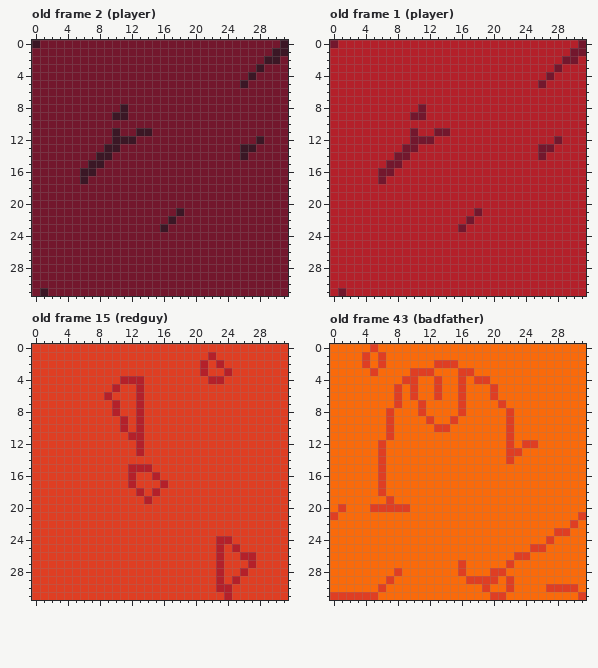
Pixel-art file, stored at ASSETs/graphics/patterns.aseprite. Above, as it was before the edit.
32x32 pixels, 236 frames. Shown: old frame 2 (player), old frame 1 (player), old frame 15 (redguy), old frame 43 (badfather). The commit also changed other frames, which this record leaves out.
Once edited:
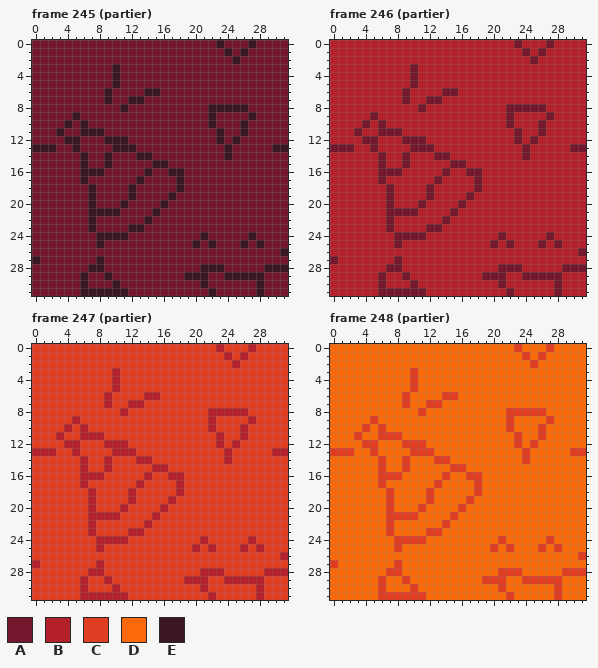
Palette (. is transparent): A #73172d  B #b4202a  C #df3e23  D #fa6a0a  E #3b1725
A new or re-ordered frame is compared with the old frame closest to it.
Change:
frames 236 -> 262
Frame 245 (partier) is new; against old frame 2 (player):
y 0: x 0 E -> A; x 23 A -> E; x 27 A -> E; x 31 E -> A
y 1: x 24 A -> E; x 26 A -> E; x 30..31 EE -> AA
y 2: x 25 A -> E; x 29..30 EE -> AA
y 3: x 10 A -> E; x 28 E -> A
y 4: x 10 A -> E; x 27 E -> A
y 5: x 10 A -> E; x 26 E -> A
y 6: x 9 A -> E; x 14..15 AA -> EE
y 7: x 9 A -> E; x 12..13 AA -> EE
y 8: x 22..26 AAAAA -> EEEEE
y 9: x 5 A -> E; x 10..11 EE -> AA; x 22 A -> E; x 27 A -> E
y 10: x 4 A -> E; x 6 A -> E; x 22 A -> E; x 26 A -> E
y 11: x 3 A -> E; x 6..8 AAA -> EEE; x 10 E -> A; x 13..14 EE -> AA; x 23 A -> E; x 26 A -> E
y 12: x 4..5 AA -> EE; x 9 A -> E; x 12 E -> A; x 23 A -> E; x 25 A -> E; x 28 E -> A
y 13: x 0..2 AAA -> EEE; x 5 A -> E; x 9 E -> A; x 11..12 AA -> EE; x 24 A -> E; x 26..27 EE -> AA; x 30..31 AA -> EE
y 14: x 6 A -> E; x 8 E -> A; x 13..14 AA -> EE; x 24 A -> E; x 26 E -> A
y 15: x 6..9 AEEA -> EAAE; x 15..16 AA -> EE
y 16: x 8 A -> E; x 14 A -> E; x 17..18 AA -> EE
y 17: x 13 A -> E; x 18 A -> E
y 18: x 7 A -> E; x 12 A -> E; x 18 A -> E
y 19: x 7 A -> E; x 12 A -> E; x 17 A -> E
y 20: x 7 A -> E; x 11 A -> E; x 16 A -> E
y 21: x 7..10 AAAA -> EEEE; x 15 A -> E; x 18 E -> A
y 22: x 7 A -> E; x 14 A -> E; x 17 E -> A
y 23: x 7 A -> E; x 12..13 AA -> EE; x 16 E -> A
y 24: x 8..11 AAAA -> EEEE; x 21 A -> E; x 27 A -> E
y 25: x 8 A -> E; x 20 A -> E; x 22 A -> E; x 26 A -> E; x 28 A -> E
y 26: x 31 A -> E
y 27: x 0 A -> E; x 8 A -> E
y 28: x 7..8 AA -> EE; x 21..23 AAA -> EEE; x 29..31 AAA -> EEE
y 29: x 6 A -> E; x 9 A -> E; x 19..21 AAA -> EEE; x 24..28 AAAAA -> EEEEE
y 30: x 6 A -> E; x 10 A -> E; x 21 A -> E; x 28 A -> E
y 31: x 1 E -> A; x 6..11 AAAAAA -> EEEEEE; x 22 A -> E; x 28 A -> E
Frame 246 (partier) is new; against old frame 1 (player):
y 0: x 0 A -> B; x 23 B -> A; x 27 B -> A; x 31 A -> B
y 1: x 24 B -> A; x 26 B -> A; x 30..31 AA -> BB
y 2: x 25 B -> A; x 29..30 AA -> BB
y 3: x 10 B -> A; x 28 A -> B
y 4: x 10 B -> A; x 27 A -> B
y 5: x 10 B -> A; x 26 A -> B
y 6: x 9 B -> A; x 14..15 BB -> AA
y 7: x 9 B -> A; x 12..13 BB -> AA
y 8: x 22..26 BBBBB -> AAAAA
y 9: x 5 B -> A; x 10..11 AA -> BB; x 22 B -> A; x 27 B -> A
y 10: x 4 B -> A; x 6 B -> A; x 22 B -> A; x 26 B -> A
y 11: x 3 B -> A; x 6..8 BBB -> AAA; x 10 A -> B; x 13..14 AA -> BB; x 23 B -> A; x 26 B -> A
y 12: x 4..5 BB -> AA; x 9 B -> A; x 12 A -> B; x 23 B -> A; x 25 B -> A; x 28 A -> B
y 13: x 0..2 BBB -> AAA; x 5 B -> A; x 9 A -> B; x 11..12 BB -> AA; x 24 B -> A; x 26..27 AA -> BB; x 30..31 BB -> AA
y 14: x 6 B -> A; x 8 A -> B; x 13..14 BB -> AA; x 24 B -> A; x 26 A -> B
y 15: x 6..9 BAAB -> ABBA; x 15..16 BB -> AA
y 16: x 8 B -> A; x 14 B -> A; x 17..18 BB -> AA
y 17: x 13 B -> A; x 18 B -> A
y 18: x 7 B -> A; x 12 B -> A; x 18 B -> A
y 19: x 7 B -> A; x 12 B -> A; x 17 B -> A
y 20: x 7 B -> A; x 11 B -> A; x 16 B -> A
y 21: x 7..10 BBBB -> AAAA; x 15 B -> A; x 18 A -> B
y 22: x 7 B -> A; x 14 B -> A; x 17 A -> B
y 23: x 7 B -> A; x 12..13 BB -> AA; x 16 A -> B
y 24: x 8..11 BBBB -> AAAA; x 21 B -> A; x 27 B -> A
y 25: x 8 B -> A; x 20 B -> A; x 22 B -> A; x 26 B -> A; x 28 B -> A
y 26: x 31 B -> A
y 27: x 0 B -> A; x 8 B -> A
y 28: x 7..8 BB -> AA; x 21..23 BBB -> AAA; x 29..31 BBB -> AAA
y 29: x 6 B -> A; x 9 B -> A; x 19..21 BBB -> AAA; x 24..28 BBBBB -> AAAAA
y 30: x 6 B -> A; x 10 B -> A; x 21 B -> A; x 28 B -> A
y 31: x 1 A -> B; x 6..11 BBBBBB -> AAAAAA; x 22 B -> A; x 28 B -> A
Frame 247 (partier) is new; against old frame 15 (redguy):
y 0: x 23 C -> B; x 27 C -> B
y 1: x 22 B -> C; x 24 C -> B; x 26 C -> B
y 2: x 21 B -> C; x 23 B -> C; x 25 C -> B
y 3: x 10 C -> B; x 21 B -> C; x 24 B -> C
y 4: x 10..13 CBBB -> BCCC; x 22..23 BB -> CC
y 5: x 13 B -> C
y 6: x 13..15 BCC -> CBB
y 7: x 9..10 CB -> BC; x 12 C -> B
y 8: x 10..11 BC -> CB; x 13 B -> C; x 22..26 CCCCC -> BBBBB
y 9: x 5 C -> B; x 11 B -> C; x 13 B -> C; x 22 C -> B; x 27 C -> B
y 10: x 4 C -> B; x 6 C -> B; x 11 B -> C; x 13 B -> C; x 22 C -> B; x 26 C -> B
y 11: x 3 C -> B; x 6..8 CCC -> BBB; x 12..13 BB -> CC; x 23 C -> B; x 26 C -> B
y 12: x 4..5 CC -> BB; x 9..11 CCC -> BBB; x 13 B -> C; x 23 C -> B; x 25 C -> B
y 13: x 0..2 CCC -> BBB; x 5 C -> B; x 10..13 CCCB -> BBBC; x 24 C -> B; x 30..31 CC -> BB
y 14: x 6 C -> B; x 9 C -> B; x 13..14 CC -> BB; x 24 C -> B
y 15: x 6 C -> B; x 9 C -> B; x 12..16 BBBCC -> CCCBB
y 16: x 6..8 CCC -> BBB; x 12 B -> C; x 14..15 CB -> BC; x 17..18 CC -> BB
y 17: x 6 C -> B; x 12..13 BC -> CB; x 16 B -> C; x 18 C -> B
y 18: x 7 C -> B; x 12..13 CB -> BC; x 15 B -> C; x 18 C -> B
y 19: x 7 C -> B; x 12 C -> B; x 14 B -> C; x 17 C -> B
y 20: x 7 C -> B; x 11 C -> B; x 16 C -> B
y 21: x 7..10 CCCC -> BBBB; x 15 C -> B
y 22: x 7 C -> B; x 14 C -> B
y 23: x 7 C -> B; x 12..13 CC -> BB
y 24: x 8..11 CCCC -> BBBB; x 21 C -> B; x 23..24 BB -> CC; x 27 C -> B
y 25: x 8 C -> B; x 20 C -> B; x 22..23 CB -> BC; x 25..26 BC -> CB; x 28 C -> B
y 26: x 23 B -> C; x 26..27 BB -> CC; x 31 C -> B
y 27: x 0 C -> B; x 8 C -> B; x 23 B -> C; x 27 B -> C
y 28: x 7..8 CC -> BB; x 21..22 CC -> BB; x 26 B -> C; x 29..31 CCC -> BBB
y 29: x 6 C -> B; x 9 C -> B; x 19..21 CCC -> BBB; x 23..24 BC -> CB; x 26..28 CCC -> BBB
y 30: x 6 C -> B; x 10 C -> B; x 21 C -> B; x 23..24 BB -> CC; x 28 C -> B
y 31: x 6..11 CCCCCC -> BBBBBB; x 22 C -> B; x 24 B -> C; x 28 C -> B
Frame 248 (partier) is new; against old frame 43 (badfather):
y 0: x 5 C -> D; x 23 D -> C; x 27 D -> C
y 1: x 4 C -> D; x 6 C -> D; x 24 D -> C; x 26 D -> C
y 2: x 4 C -> D; x 6 C -> D; x 13..15 CCC -> DDD; x 25 D -> C
y 3: x 5 C -> D; x 11..12 CC -> DD; x 16..17 CC -> DD
y 4: x 9 C -> D; x 13 C -> D; x 16 C -> D; x 18..19 CC -> DD
y 5: x 8 C -> D; x 13 C -> D; x 16 C -> D; x 20 C -> D
y 6: x 8..10 CDC -> DCD; x 13..16 CDDC -> DCCD; x 20 C -> D
y 7: x 8..9 CD -> DC; x 11..13 CDD -> DCC; x 16 C -> D; x 21 C -> D
y 8: x 7 C -> D; x 16 C -> D; x 23..26 DDDD -> CCCC
y 9: x 5 D -> C; x 7 C -> D; x 12 C -> D; x 15 C -> D; x 27 D -> C
y 10: x 4 D -> C; x 6..7 DC -> CD; x 13..14 CC -> DD; x 26 D -> C
y 11: x 3 D -> C; x 6 D -> C; x 8 D -> C; x 22..23 CD -> DC; x 26 D -> C
y 12: x 4..6 DDC -> CCD; x 9..11 DDD -> CCC; x 22..24 CDC -> DCD
y 13: x 0..2 DDD -> CCC; x 5..6 DC -> CD; x 10..12 DDD -> CCC; x 22..24 CCD -> DDC; x 30..31 DD -> CC
y 14: x 9 D -> C; x 13..14 DD -> CC; x 22 C -> D; x 24 D -> C
y 15: x 9 D -> C; x 15..16 DD -> CC
y 16: x 7..8 DD -> CC; x 14 D -> C; x 17..18 DD -> CC
y 17: x 13 D -> C; x 18 D -> C
y 18: x 6..7 CD -> DC; x 12 D -> C; x 18 D -> C
y 19: x 12 D -> C; x 17 D -> C
y 20: x 1 C -> D; x 5..6 CC -> DD; x 8..9 CC -> DD; x 11 D -> C; x 16 D -> C
y 21: x 0 C -> D; x 7..10 DDDD -> CCCC; x 15 D -> C; x 31 C -> D
y 22: x 7 D -> C; x 14 D -> C; x 30 C -> D
y 23: x 7 D -> C; x 12..13 DD -> CC; x 28..29 CC -> DD
y 24: x 8..11 DDDD -> CCCC; x 21 D -> C
y 25: x 8 D -> C; x 20 D -> C; x 22 D -> C; x 25 C -> D; x 28 D -> C
y 26: x 23..24 CC -> DD; x 31 D -> C
y 27: x 0 D -> C; x 8 D -> C; x 16 C -> D; x 22 C -> D
y 28: x 7 D -> C; x 16 C -> D; x 20 C -> D; x 22..23 DD -> CC; x 29..31 DDD -> CCC
y 29: x 6..7 DC -> CD; x 9 D -> C; x 17..18 CC -> DD; x 21..22 DC -> CD; x 24..28 DDDDD -> CCCCC
y 30: x 10 D -> C; x 19 C -> D; x 21..22 DC -> CD; x 27 C -> D; x 29..30 CC -> DD
y 31: x 0..11 CCCCCCDDDDDD -> DDDDDDCCCCCC; x 20..22 CCD -> DDC; x 28 D -> C; x 31 C -> D
Boxes around the changes in both pictures, in picture pixels (x1, y1, x2, y2):
changed: (32, 40, 288, 296)
changed: (330, 40, 586, 296)
changed: (32, 344, 288, 600)
changed: (330, 344, 586, 600)
